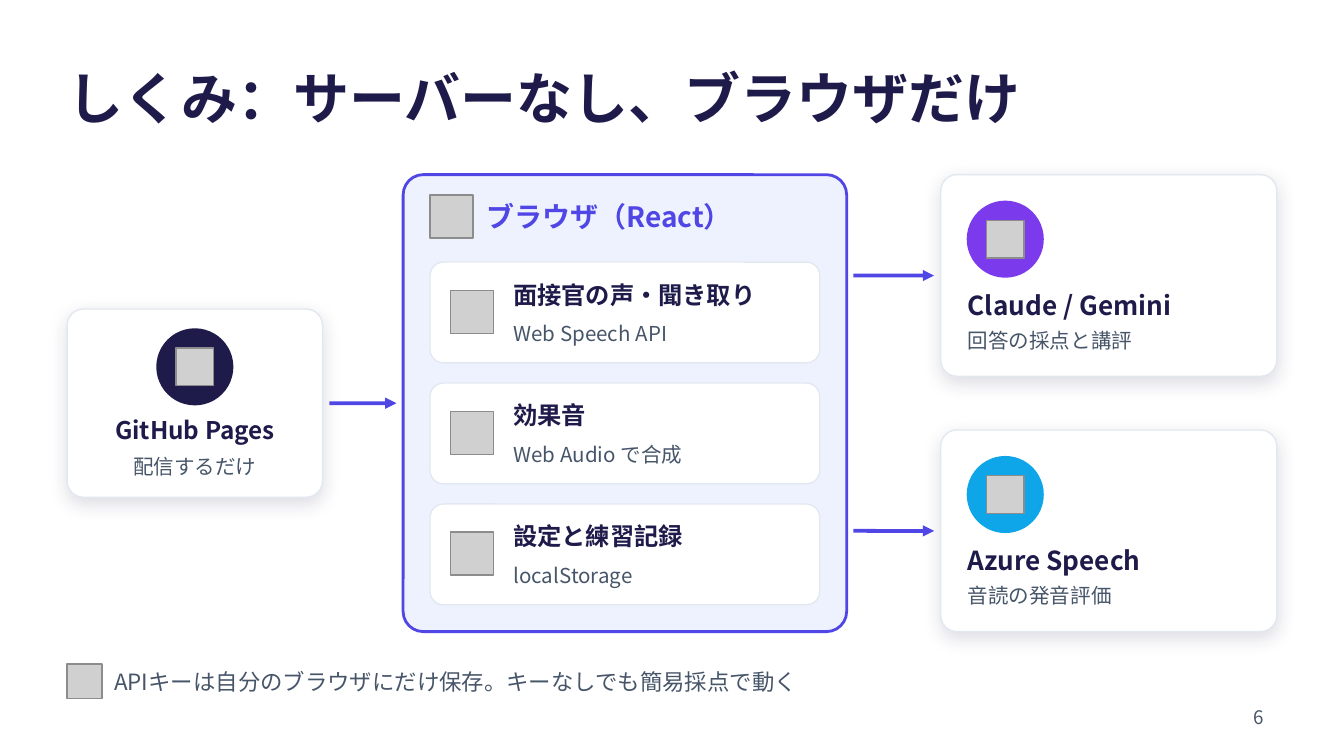
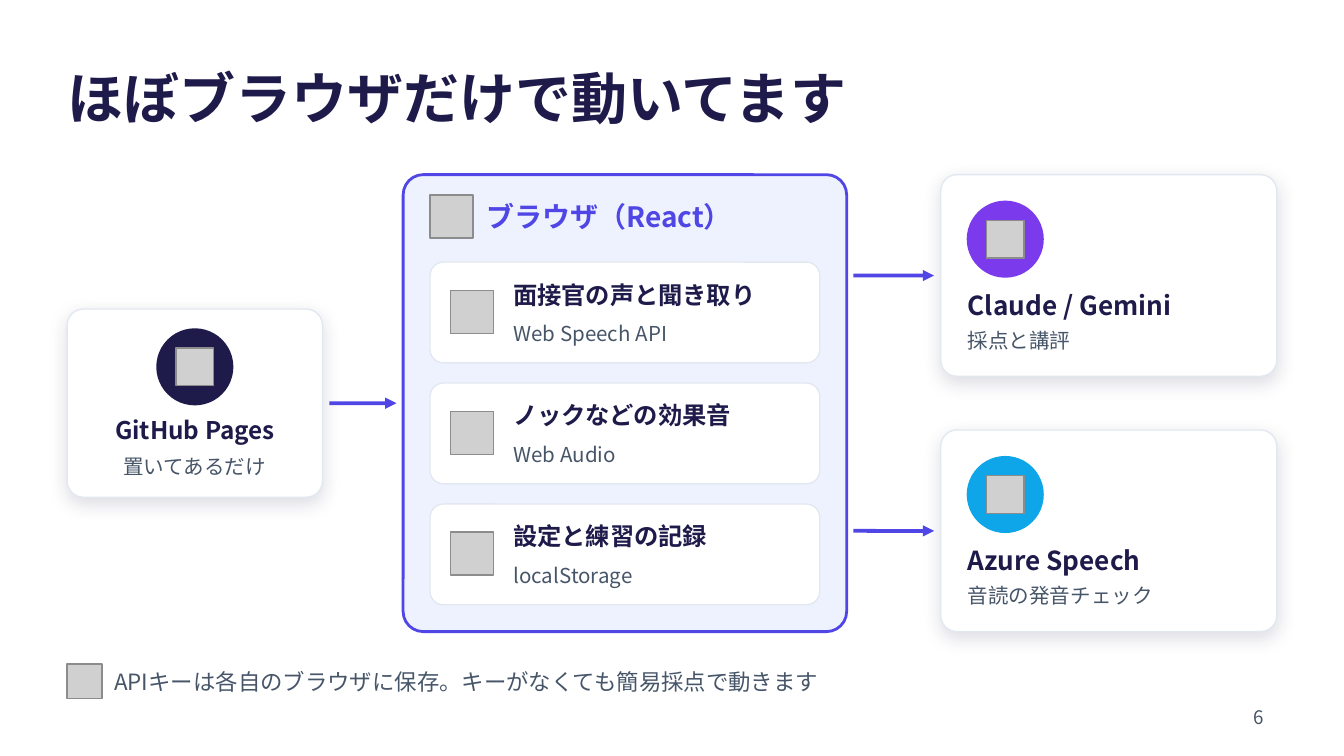
Before and after one commit to ohru131/eiken3r, a slide deck: slide 6 of docs/lt/eiken-interview-lt.pptx. Drawn at 1344x756 pixels with LibreOffice and Linux fonts; fonts in the diff are those of the drawing; grey boxes stand for pictures. Boxes give left, top, right and bottom in pixels: in the first picture for what was removed or moved away, otherwise in the second. Text is boxed around its words. In the diff, an @@ line names an element or a change of style, - is before the commit and + after.

```diff
--- a/docs/lt/eiken-interview-lt.pptx
+++ b/docs/lt/eiken-interview-lt.pptx
@@ title at [67, 70, 846, 124]: text changed @@
-しくみ：サーバーなし、ブラウザだけ
+ほぼブラウザだけで動いてます
@@ text at [513, 283, 755, 307]: text changed @@
-面接官の声・聞き取り
+面接官の声と聞き取り
@@ text at [968, 330, 1071, 350]: text changed @@
-回答の採点と講評
+採点と講評
@@ text at [513, 403, 730, 427]: text changed @@
-効果音
+ノックなどの効果音
@@ text at [513, 445, 616, 463]: text changed @@
-Web Audio で合成
+Web Audio
@@ text at [123, 457, 266, 475]: text changed @@
-配信するだけ
+置いてあるだけ
@@ text at [513, 524, 707, 548]: text changed @@
-設定と練習記録
+設定と練習の記録
@@ text at [968, 585, 1153, 605]: text changed @@
-音読の発音評価
+音読の発音チェック
@@ text at [114, 671, 818, 692]: text changed @@
-APIキーは自分のブラウザにだけ保存。キーなしでも簡易採点で動く
+APIキーは各自のブラウザに保存。キーがなくても簡易採点で動きます
```
Also in this commit, not shown: 8 other slides changed.
